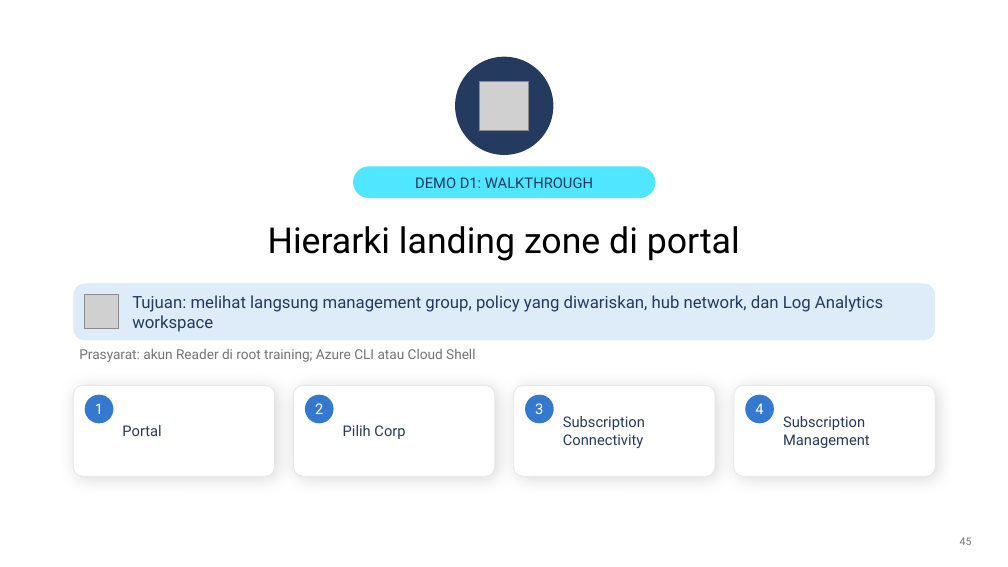
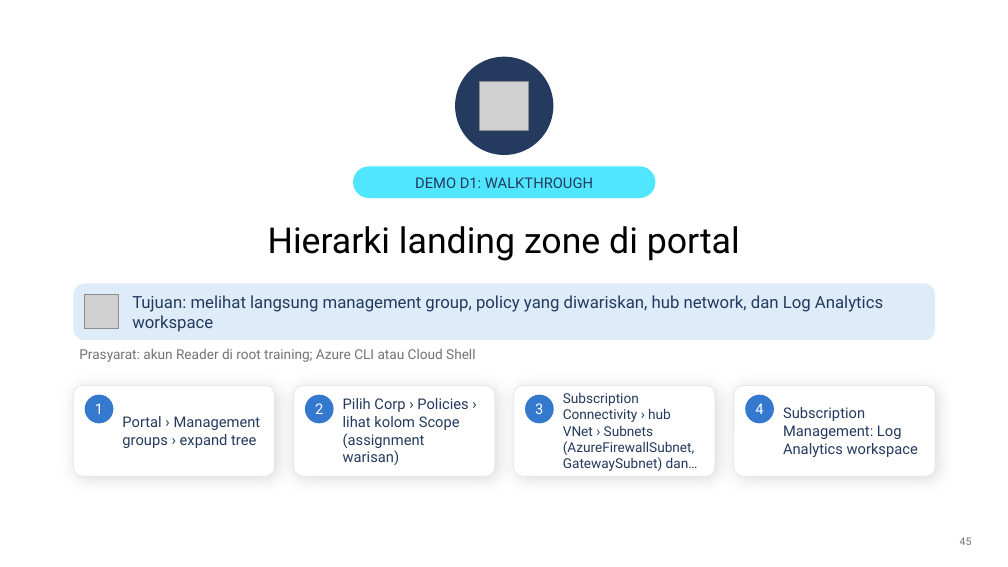
Before and after one commit to medisa-aris/azure-landing-zone-training, a slide deck: slide 45 of slides/pptx/slide_day01_why-and-what.pptx. Drawn at 1008x567 pixels with LibreOffice and Linux fonts; fonts in the diff are those of the drawing; grey boxes stand for pictures; background and template pictures are left out. Boxes give left, top, right and bottom in pixels: in the first picture for what was removed or moved away, otherwise in the second. Text is boxed around its words. In the diff, an @@ line names an element or a change of style, - is before the commit and + after.

```diff
--- a/slides/pptx/slide_day01_why-and-what.pptx
+++ b/slides/pptx/slide_day01_why-and-what.pptx
@@ text at box(122, 416, 261, 448): text changed @@
-Portal
+Portal › Management groups › expand tree
@@ text at box(343, 398, 468, 465): text changed @@
-Pilih Corp
+Pilih Corp › Policies › lihat kolom Scope (assignment warisan)
@@ text at box(563, 392, 698, 471): text changed; size 14 to 13 pt @@
-Subscription Connectivity
+Subscription Connectivity › hub VNet › Subnets (AzureFirewallSubnet, GatewaySubnet) dan…
@@ text at box(783, 407, 918, 457): text changed @@
-Subscription Management
+Subscription Management: Log Analytics workspace
```
Also in this commit, not shown: 7 other slides changed, 6 other files.
